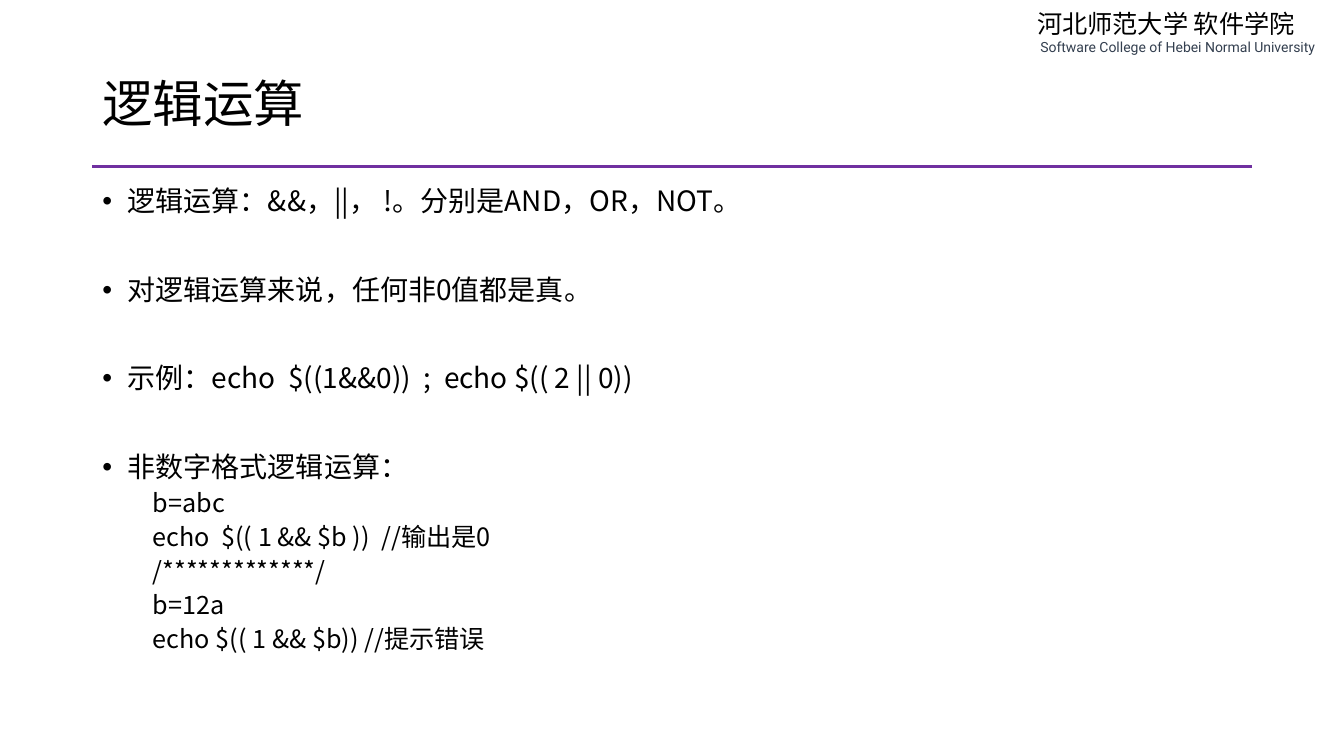
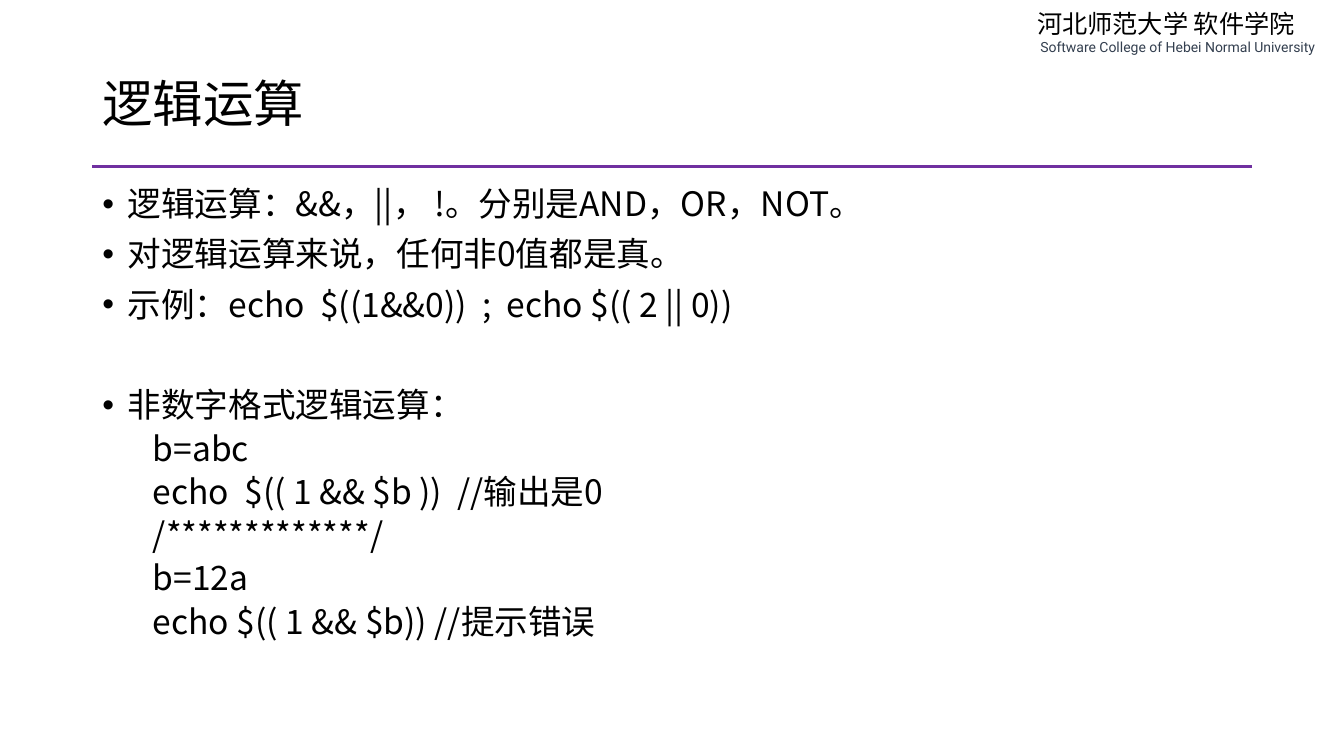
Before and after one commit to edu2act/course-php-serverside-development-on-linux, a slide deck: slide 22 of materials/slides/ch01-review-and-linux.pptx. Drawn at 1344x756 pixels with LibreOffice and Linux fonts; fonts in the diff are those of the drawing. Boxes give left, top, right and bottom in pixels: in the first picture for what was removed or moved away, otherwise in the second. Text is boxed around its words. In the diff, an @@ line names an element or a change of style, - is before the commit and + after.

```diff
--- a/materials/slides/ch01-review-and-linux.pptx
+++ b/materials/slides/ch01-review-and-linux.pptx
@@ text "逻辑运算：&&，||， !。分别是AND，OR，NOT。" at bbox=[128, 187, 863, 641]: size 20 to 24 pt in "逻辑运算：&&，||， !。分别是AND，OR，NOT。", "对逻辑运算来说，任何非0值都是真。", "示例：echo $((1&&0)) ; echo $(( 2 || ...", "非数字格式逻辑运算："; size 18 to 24 pt in "b=abc", "echo $(( 1 && $b )) //输出是0", "/*************/", "b=12a" and 1 more places @@
```
Also in this commit, not shown: 26 other slides changed, 2 other files.
